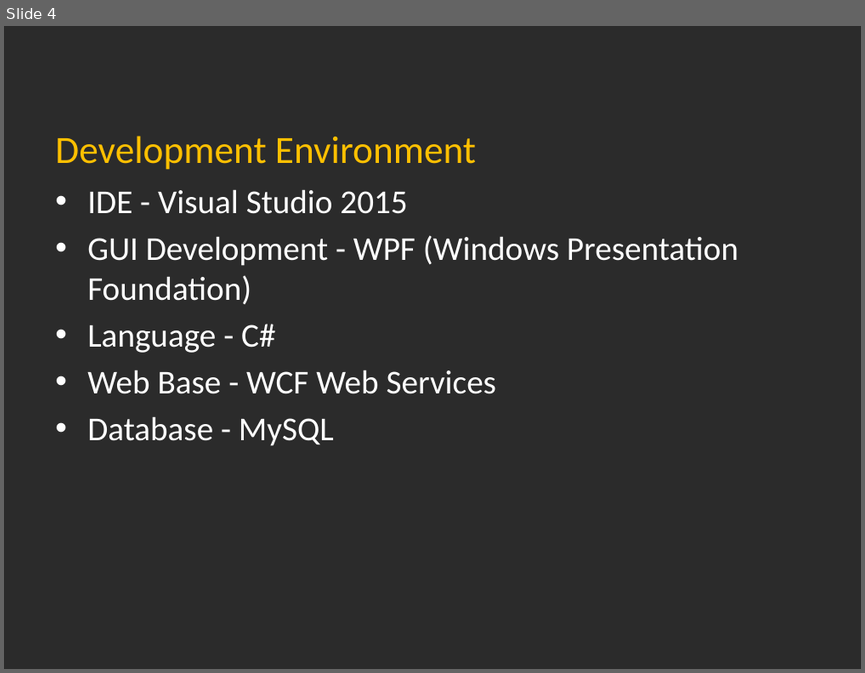
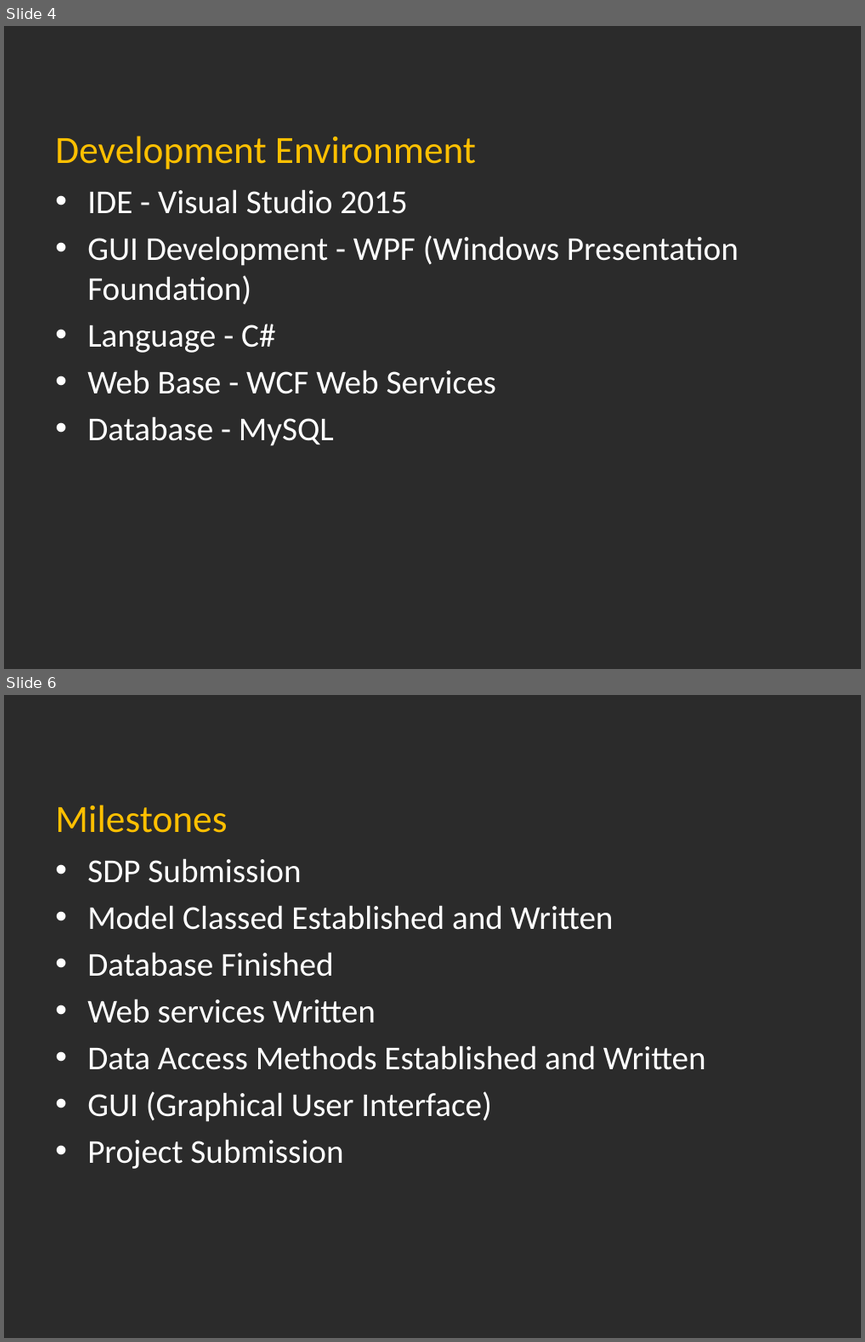
Before and after one commit to dc0059/CS499, a slide deck: Team11_Sprint1_Presentation.pptx. Shown one above the other, each under a label of ours: slide 4 before the commit, slides 4 and 6 after it; the slides between them are not shown. The pictures are 865x673 and 865x1342 pixels, drawn with LibreOffice and Linux fonts; fonts in the diff are those of the drawing; background and template pictures are left out; a plain dark background stands for a picture behind light text. Boxes give left, top, right and bottom in pixels: in the first picture for what was removed or moved away, otherwise in the second. Text is boxed around its words. In the diff, an @@ line names an element or a change of style, - is before the commit and + after.

```diff
--- a/Team11_Sprint1_Presentation.pptx
+++ b/Team11_Sprint1_Presentation.pptx
@@ slide 6 added at [4, 695, 861, 1338], background picture (left out) @@
@@ title added at [55, 805, 227, 833], 32.4 pt, text #FFC000 @@
+Milestones
@@ text added at [87, 858, 706, 1168], 28 pt, text #FFFFFF @@
+• SDP Submission
+• Model Classed Established and Written
+• Database Finished
+• Web services Written
+• Data Access Methods Established and Written
+• GUI (Graphical User Interface)
+• Project Submission
```
Also in this commit, not shown: 1 slide changed, 2 other slides added, 1 slide removed, 2 other files.
